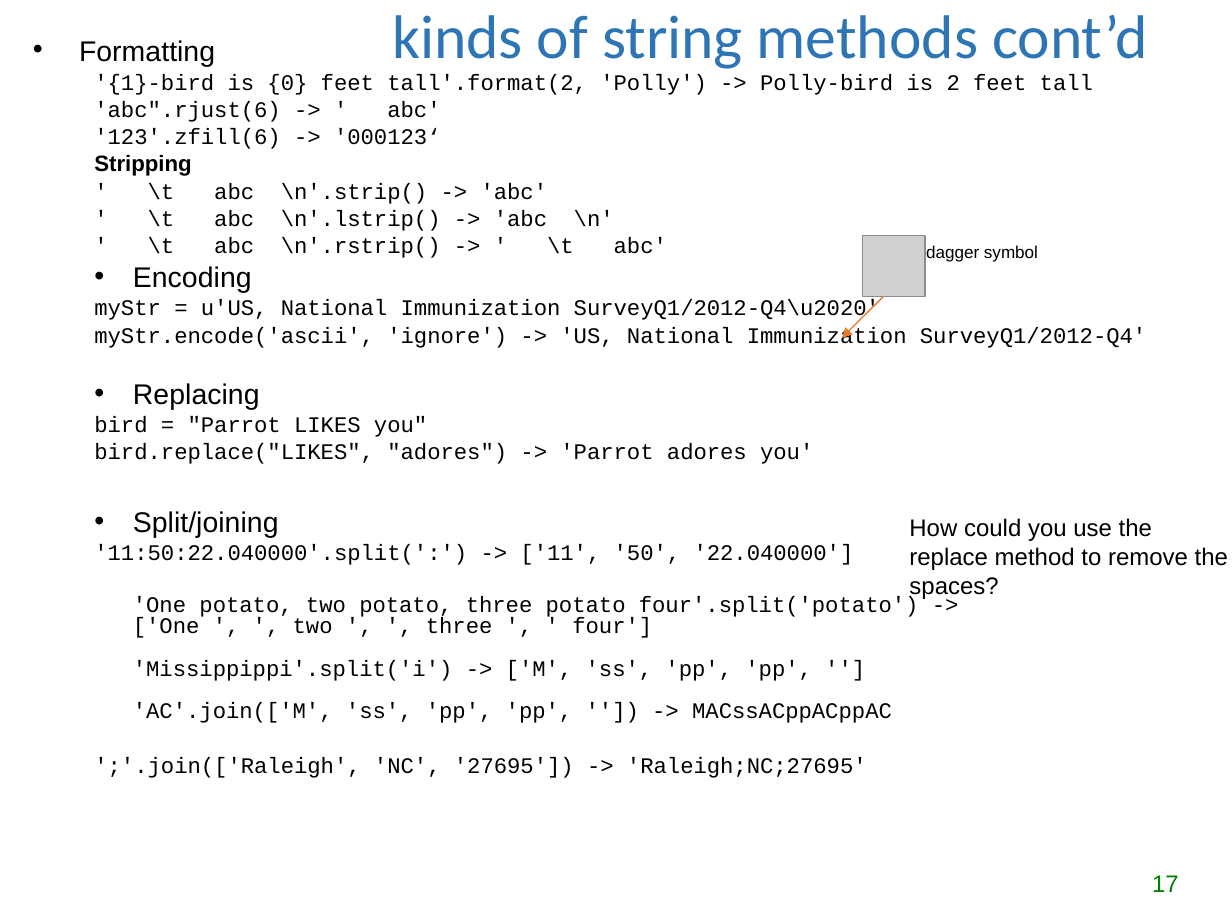
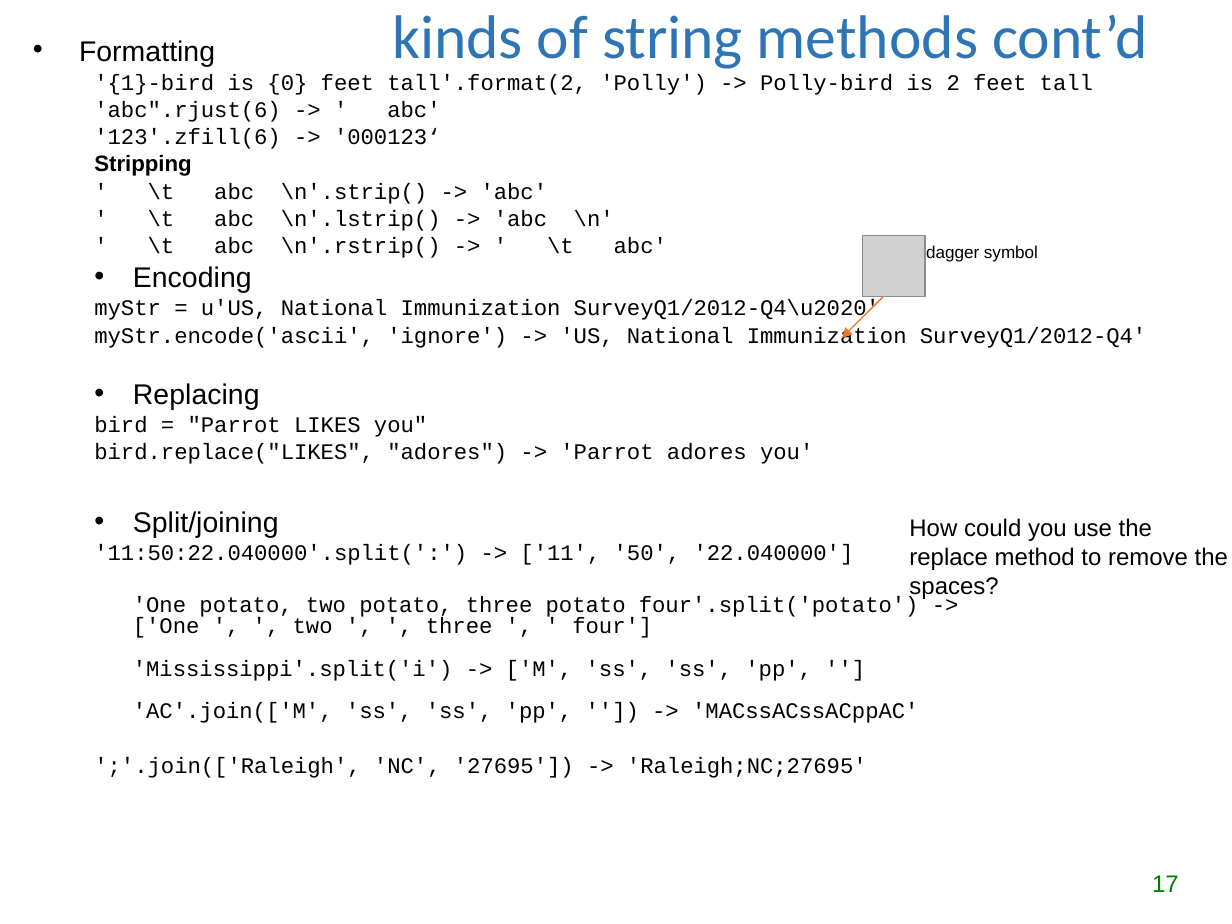
Before and after one commit to lgtateos/gis540, a slide deck: slide 17 of slides/numbers_and_strings.ppt. Drawn at 1232x924 pixels with LibreOffice and Linux fonts; fonts in the diff are those of the drawing; grey boxes stand for pictures. Boxes give left, top, right and bottom in pixels: in the first picture for what was removed or moved away, otherwise in the second. Text is boxed around its words. In the diff, an @@ line names an element or a change of style, - is before the commit and + after.

```diff
--- a/slides/numbers_and_strings.ppt
+++ b/slides/numbers_and_strings.ppt
@@ text at box(94, 544, 919, 723): text changed @@
-  '11:50:22.040000'.split(':') -> ['11', '50', '22.040000']
-  'One potato, two potato, three potato four'.split('potato') ->
-  ['One ', ', two ', ', three ', ' four']
-  'Missippippi'.split('i') -> ['M', 'ss', 'pp', 'pp', '']
-  'AC'.join(['M', 'ss', 'pp', 'pp', '']) -> MACssACppACppAC
+  '11:50:22.040000'.split(':') -> ['11', '50', '22.040000']
+  'One potato, two potato, three potato four'.split('potato') ->
+  ['One ', ', two ', ', three ', ' four']
+  'Mississippi'.split('i') -> ['M', 'ss', 'ss', 'pp', '']
+  'AC'.join(['M', 'ss', 'ss', 'pp', '']) -> 'MACssACssACppAC'
```
